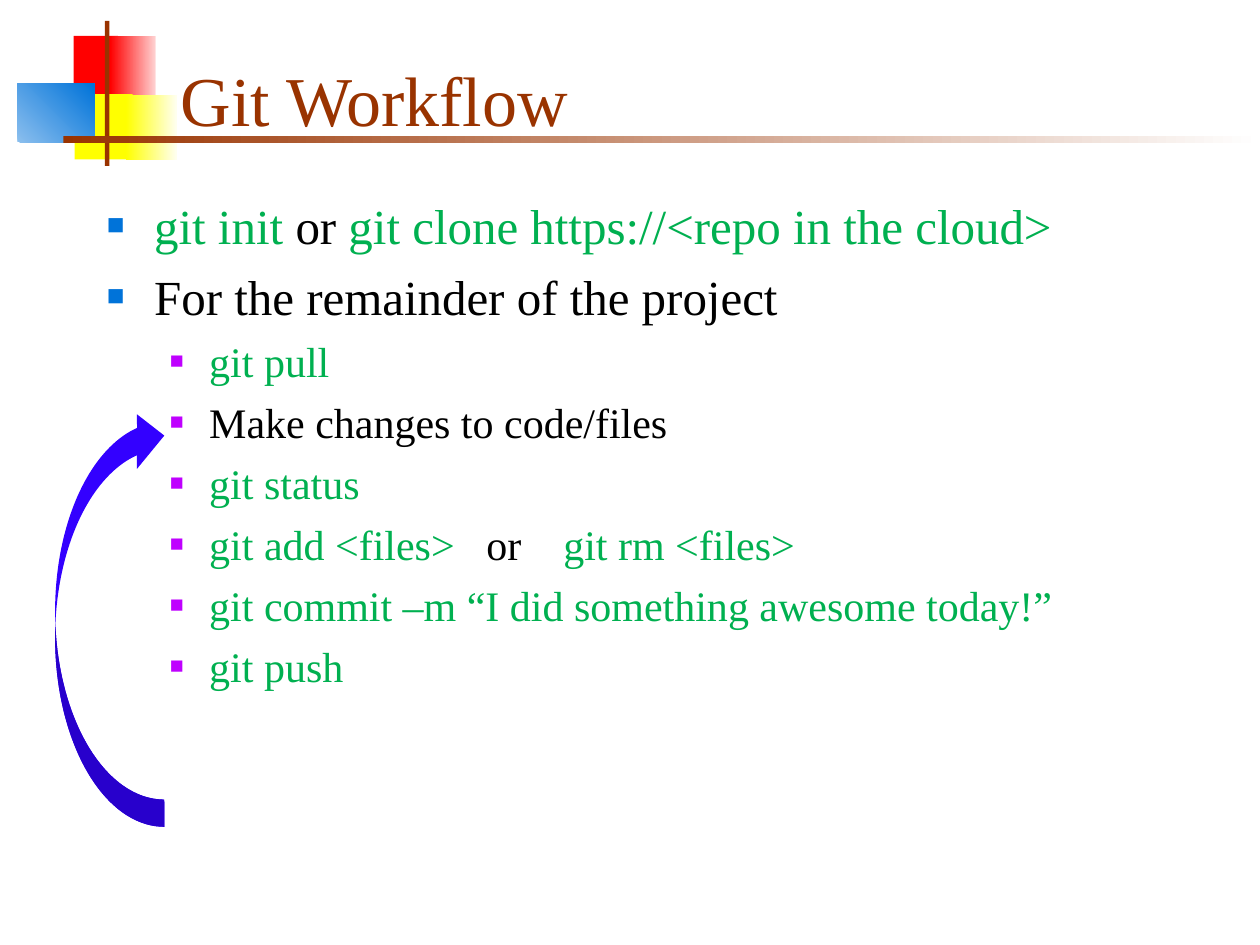
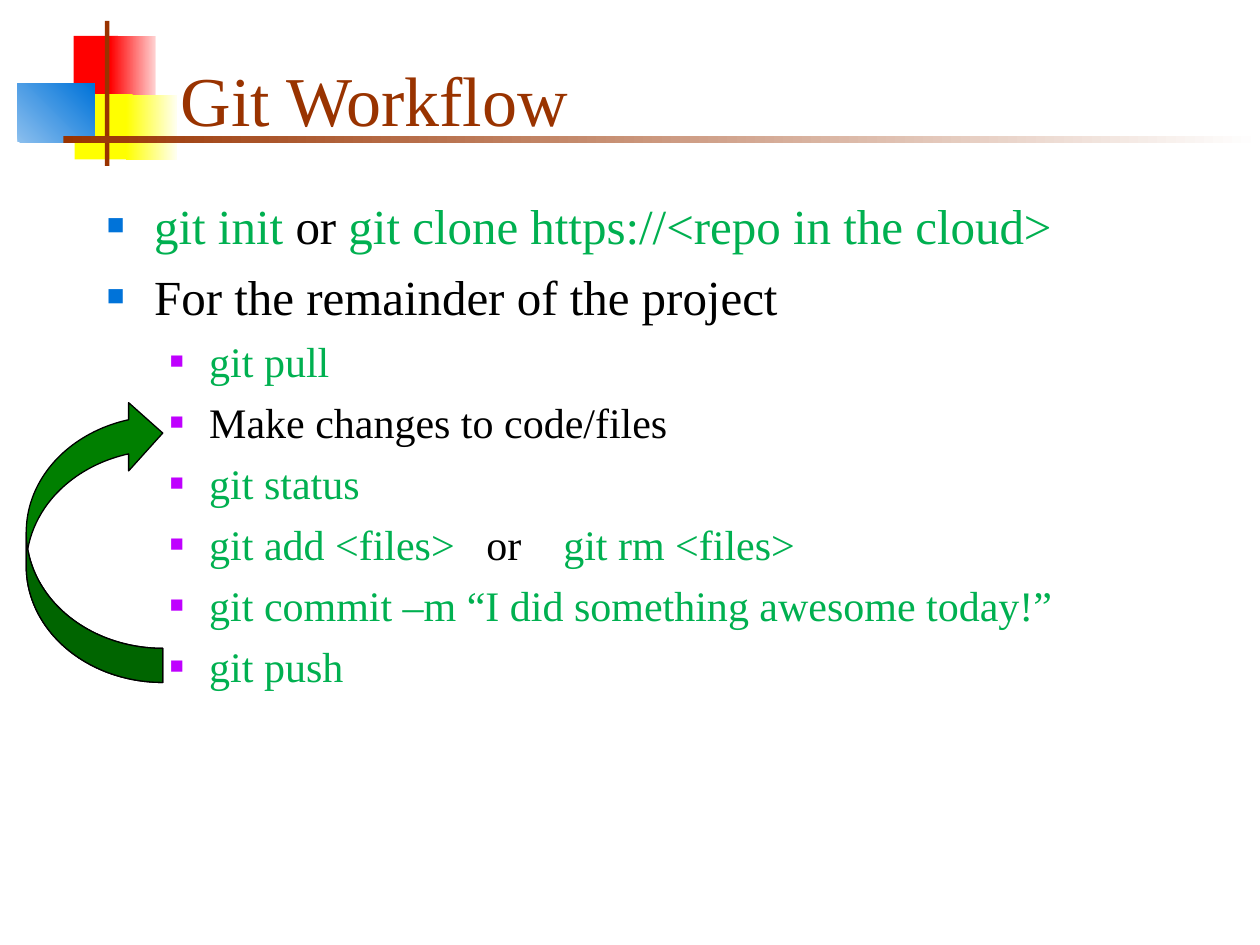
Before and after one commit to MarsUniversity/ECE382, a slide deck: slide 3 of source/lessons/lsn7/git.ppt. Drawn at 1260x945 pixels with LibreOffice and Linux fonts; fonts in the diff are those of the drawing. Boxes give left, top, right and bottom in pixels: in the first picture for what was removed or moved away, otherwise in the second. Text is boxed around its words. In the diff, an @@ line names an element or a change of style, - is before the commit and + after.

```diff
--- a/source/lessons/lsn7/git.ppt
+++ b/source/lessons/lsn7/git.ppt
@@ freeform shape at <box>26,399,163,683</box>: fill #3300FF to #007F00; outline none to #000000 0.74 pt; rotation 0 to 180 degrees; outline redrawn @@
```
Also in this commit, not shown: 5 other slides changed, 11 slides removed, 3 other files.
